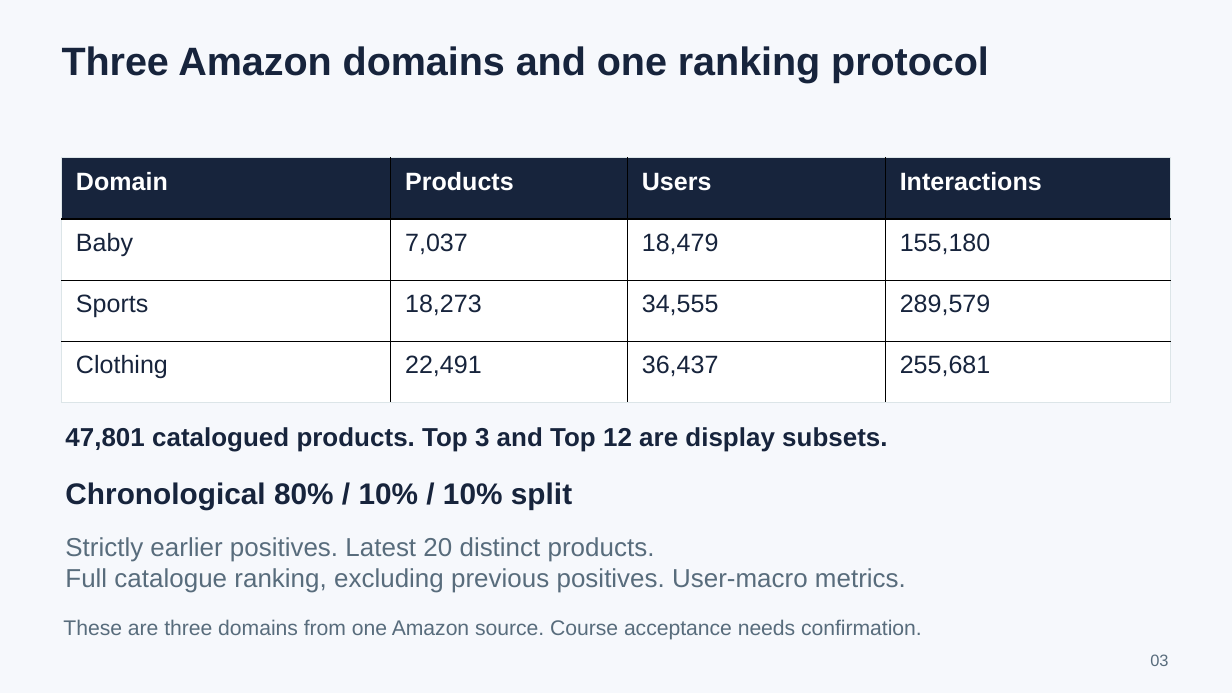
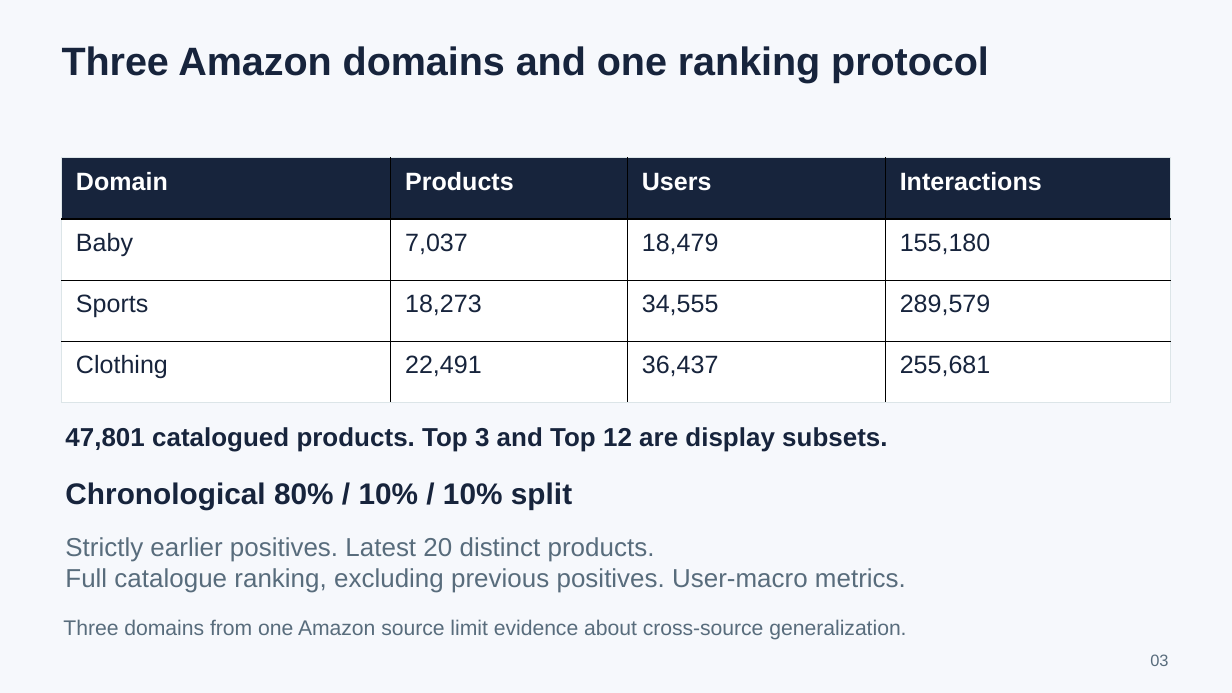
Before and after one commit to cjk041212/ShopLens, a slide deck: slide 3 of submission/ShopLens_Qwen_presentation.pptx. Drawn at 1232x693 pixels with LibreOffice and Linux fonts; fonts in the diff are those of the drawing. Boxes give left, top, right and bottom in pixels: in the first picture for what was removed or moved away, otherwise in the second. Text is boxed around its words. In the diff, an @@ line names an element or a change of style, - is before the commit and + after.

```diff
--- a/submission/ShopLens_Qwen_presentation.pptx
+++ b/submission/ShopLens_Qwen_presentation.pptx
@@ text at [63,619,906,640]: text changed @@
-These are three domains from one Amazon source. Course acceptance needs confirmation.
+Three domains from one Amazon source limit evidence about cross-source generalization.
```
Also in this commit, not shown: 2 other slides changed, 3 slides added, 3 slides removed, 2 other files.
